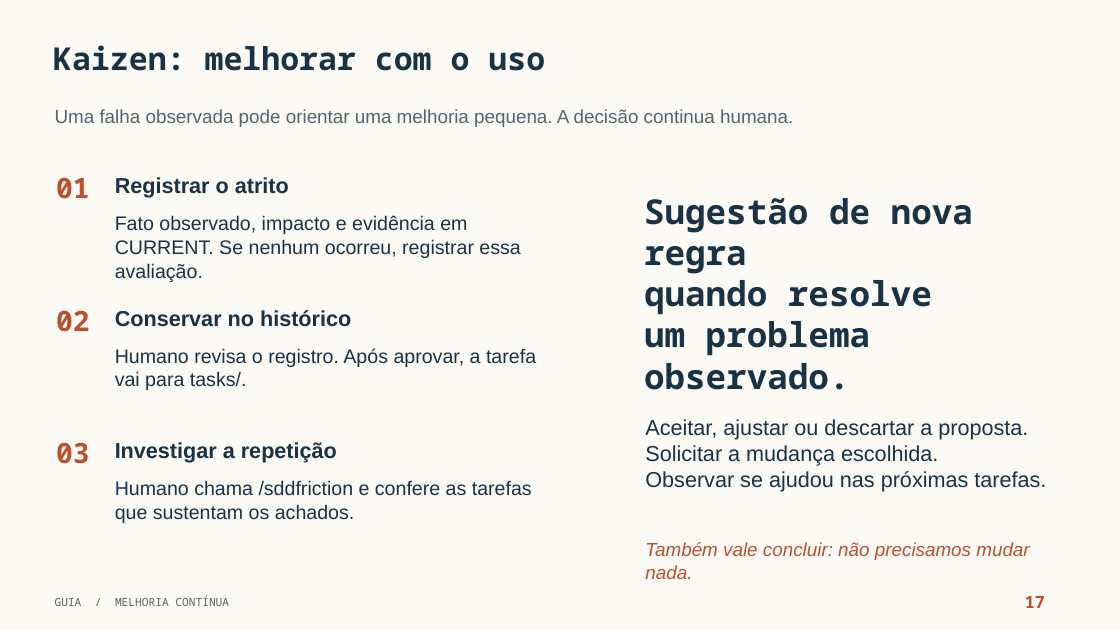
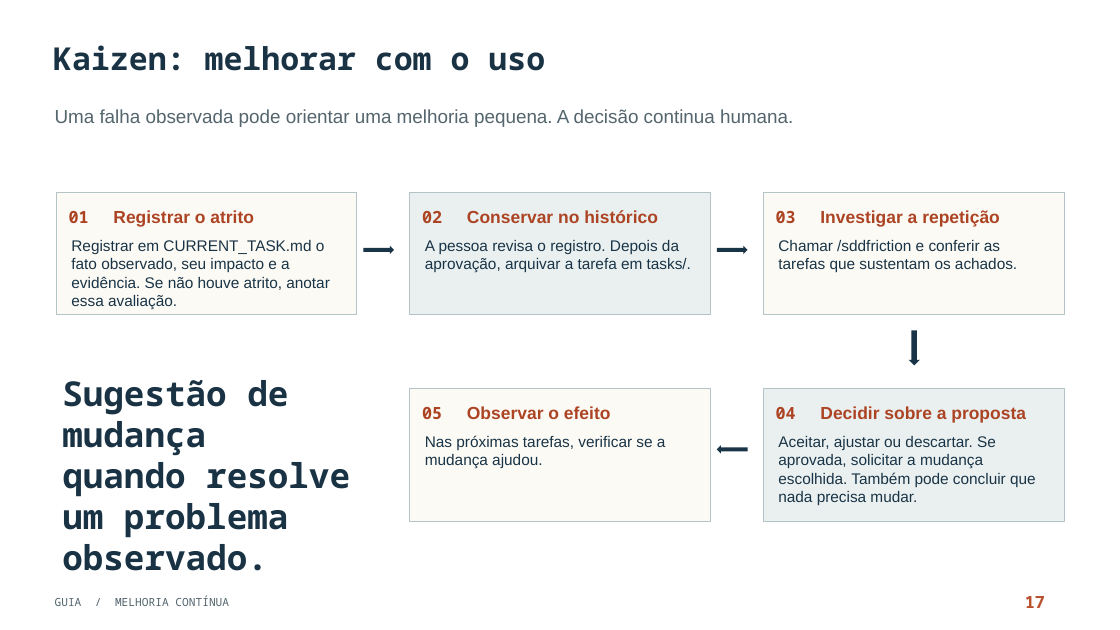
Before and after one commit to wjohnnyhonorato/readings, a slide deck: slide 16 of projects/SDD-Fast/sdd-fast-guia-ilustrado-v4.pptx (slide 17 before the commit). Drawn at 1120x630 pixels with LibreOffice and Linux fonts; fonts in the diff are those of the drawing; background and template pictures are left out. Boxes give left, top, right and bottom in pixels: in the first picture for what was removed or moved away, otherwise in the second. Text is boxed around its words. In the diff, an @@ line names an element or a change of style, - is before the commit and + after.

```diff
--- a/projects/SDD-Fast/sdd-fast-guia-ilustrado-v4.pptx
+++ b/projects/SDD-Fast/sdd-fast-guia-ilustrado-v4.pptx
@@ rectangle added at (56,192,357,314), fill #FCFAF5, outline #B4C3C6 1.05 pt @@
@@ text "01": place and size @@
-text "01" at (56,177,90,199)
+text "01" at (69,211,89,223)
@@ text "Registrar o atrito": place and size @@
-text "Registrar o atrito" at (115,177,289,198)
+text "Registrar o atrito" at (113,210,254,226)
@@ rectangle added at (409,192,710,314), fill #EAF0F0, outline #B4C3C6 1.05 pt @@
@@ text "02": place and size @@
-text "02" at (56,310,90,332)
+text "02" at (422,211,442,223)
@@ text "Conservar no histórico": place and size @@
-text "Conservar no histórico" at (115,310,351,327)
+text "Conservar no histórico" at (467,210,658,223)
@@ rectangle added at (763,192,1064,314), fill #FCFAF5, outline #B4C3C6 1.05 pt @@
@@ size 30 to 18 pt, text colour #B9502E to #AC4424; vertical alignment top to middle in 3 elements at (69,211,89,223), (422,211,442,223), (776,211,796,223) @@
@@ text "03": place and size @@
-text "03" at (56,442,90,464)
+text "03" at (776,211,796,223)
@@ size 23.2 to 18.8 pt, text colour #193244 to #AC4424; vertical alignment top to middle in 3 elements at (113,210,254,226), (467,210,658,223), (820,210,1000,226) @@
@@ text "Investigar a repetição": place and size @@
-text "Investigar a repetição" at (115,442,337,463)
+text "Investigar a repetição" at (820,210,1000,226)
@@ text at (71,240,330,310): text changed; size 21 to 16.5 pt; text colour #193244 to #193446 @@
-Fato observado, impacto e evidência em CURRENT. Se nenhum ocorreu, registrar essa avaliação.
+Registrar em CURRENT_TASK.md o fato observado, seu impacto e a evidência. Se não houve atrito, anotar essa avaliação.
@@ right arrow added at (363,246,394,254), fill #193446 @@
@@ text added at (425,240,691,273), 16.5 pt, text #193446 @@
+A pessoa revisa o registro. Depois da aprovação, arquivar a tarefa em tasks/.
@@ right arrow added at (717,246,748,254), fill #193446 @@
@@ text at (778,240,1017,273): text changed; size 21 to 16.5 pt; text colour #193244 to #193446 @@
-Humano chama /sddfriction e confere as tarefas que sustentam os achados.
+Chamar /sddfriction e conferir as tarefas que sustentam os achados.
@@ text removed at (115,348,536,390) @@
-Humano revisa o registro. Após aprovar, a tarefa vai para tasks/.
@@ down arrow added at (908,331,920,365), fill #193446 @@
@@ text at (62,380,288,456): text changed @@
-Sugestão de nova regra
+Sugestão de mudança
@@ text "Sugestão de mudança": place and size @@
-text "Sugestão de mudança" at (644,198,973,390)
+text "Sugestão de mudança" at (62,380,350,571)
@@ rectangle added at (409,388,710,521), fill #FCFAF5, outline #B4C3C6 1.05 pt @@
@@ rectangle added at (763,388,1064,521), fill #EAF0F0, outline #B4C3C6 1.05 pt @@
@@ text added at (422,407,442,419), 18 pt, text #AC4424, bold @@
+05
@@ text added at (467,406,611,419), 18.8 pt, text #AC4424, bold @@
+Observar o efeito
@@ text added at (776,407,796,419), 18 pt, text #AC4424, bold @@
+04
@@ text added at (820,406,1026,422), 18.8 pt, text #AC4424, bold @@
+Decidir sobre a proposta
@@ text added at (425,435,666,469), 16.5 pt, text #193446 @@
+Nas próximas tarefas, verificar se a mudança ajudou.
@@ left arrow added at (717,445,748,453), fill #193446 @@
@@ text at (778,436,1036,505): text changed; size 23.2 to 16.5 pt; text colour #193244 to #193446 @@
-Aceitar, ajustar ou descartar a proposta.
-Solicitar a mudança escolhida.
-Observar se ajudou nas próximas tarefas.
+Aceitar, ajustar ou descartar. Se aprovada, solicitar a mudança escolhida. Também pode concluir que nada precisa mudar.
@@ text removed at (645,542,1029,579) @@
-Também vale concluir: não precisamos mudar nada.
```
Also in this commit, not shown: 8 other slides changed.
